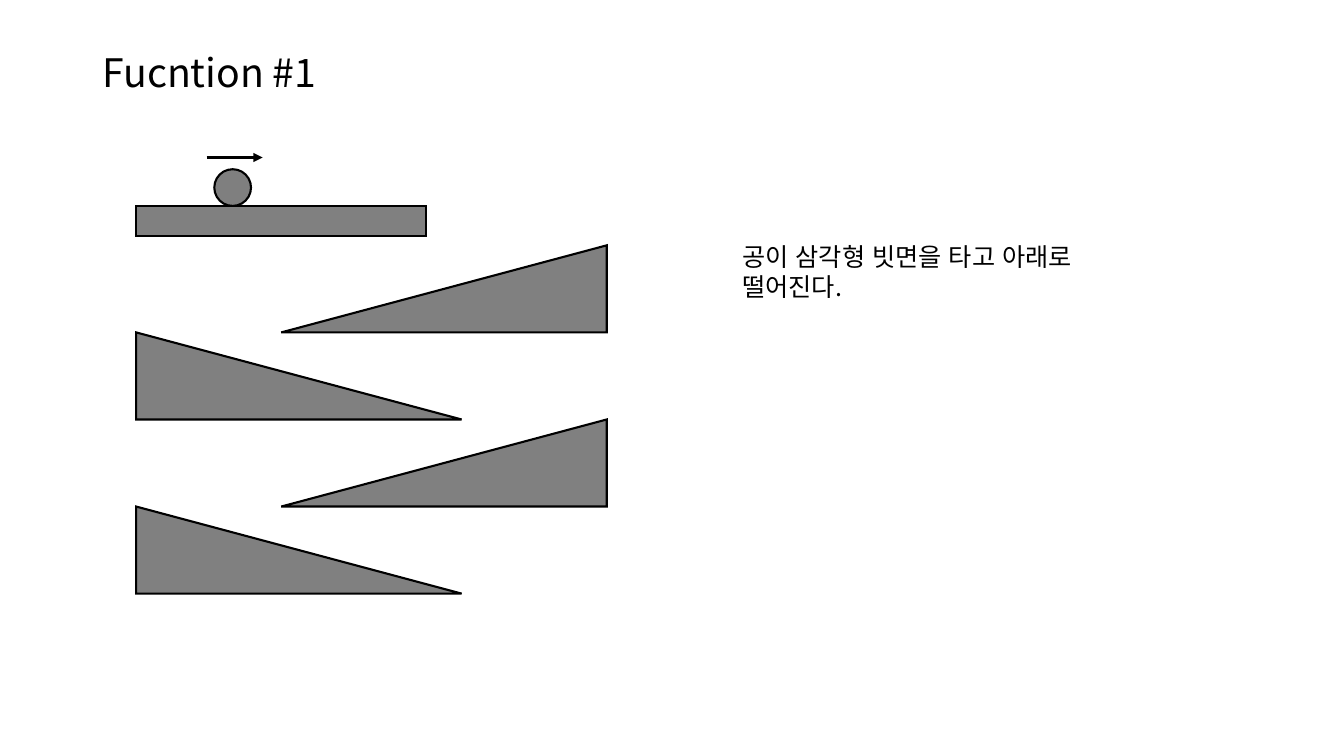
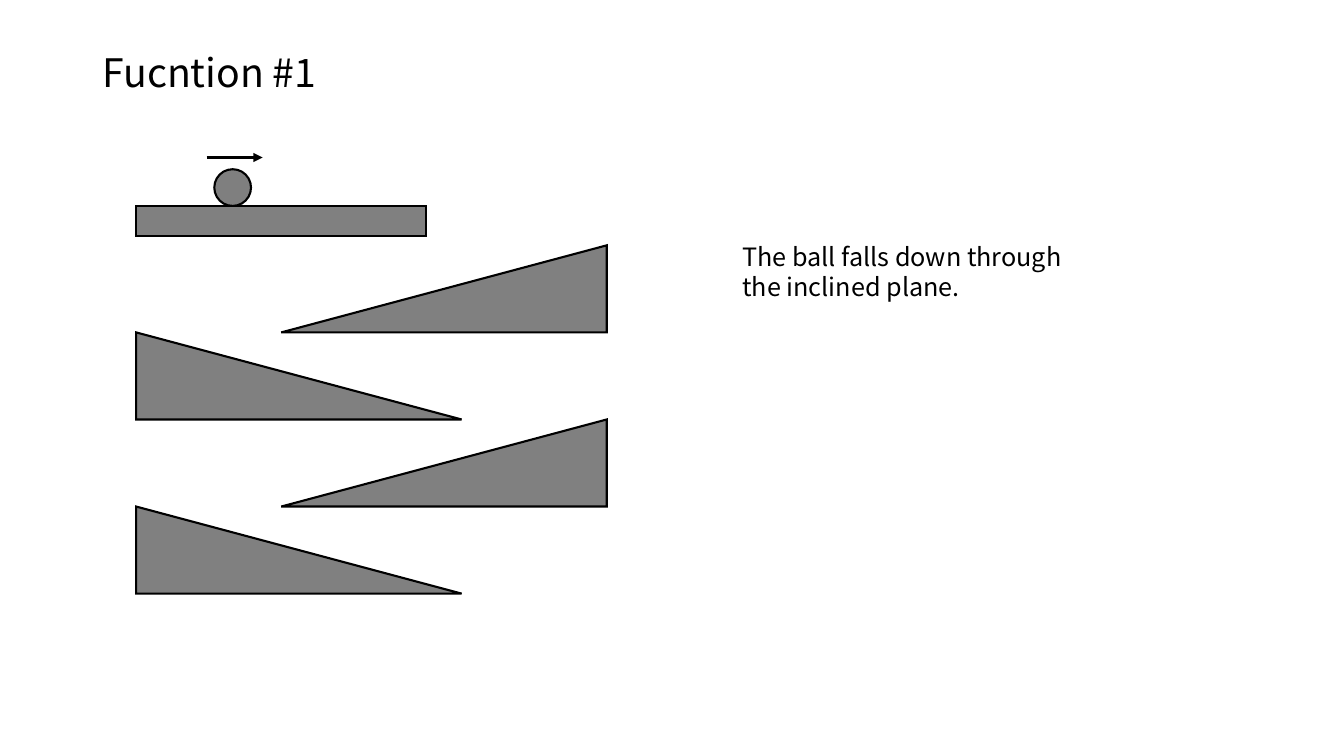
Before and after one commit to fusion4268/CSED451-Project, a slide deck: slide 1 of Progress Presentation/Design_Jinsoo.pptx. Drawn at 1344x756 pixels with LibreOffice and Linux fonts; fonts in the diff are those of the drawing. Boxes give left, top, right and bottom in pixels: in the first picture for what was removed or moved away, otherwise in the second. Text is boxed around its words. In the diff, an @@ line names an element or a change of style, - is before the commit and + after.

```diff
--- a/Progress Presentation/Design_Jinsoo.pptx
+++ b/Progress Presentation/Design_Jinsoo.pptx
@@ text at [742, 245, 1061, 302]: text changed @@
-공이 삼각형 빗면을 타고 아래로 떨어진다.
+The ball falls down through the inclined plane.
```
Also in this commit, not shown: 3 other slides changed, 2 slides added, 2 slides removed.
